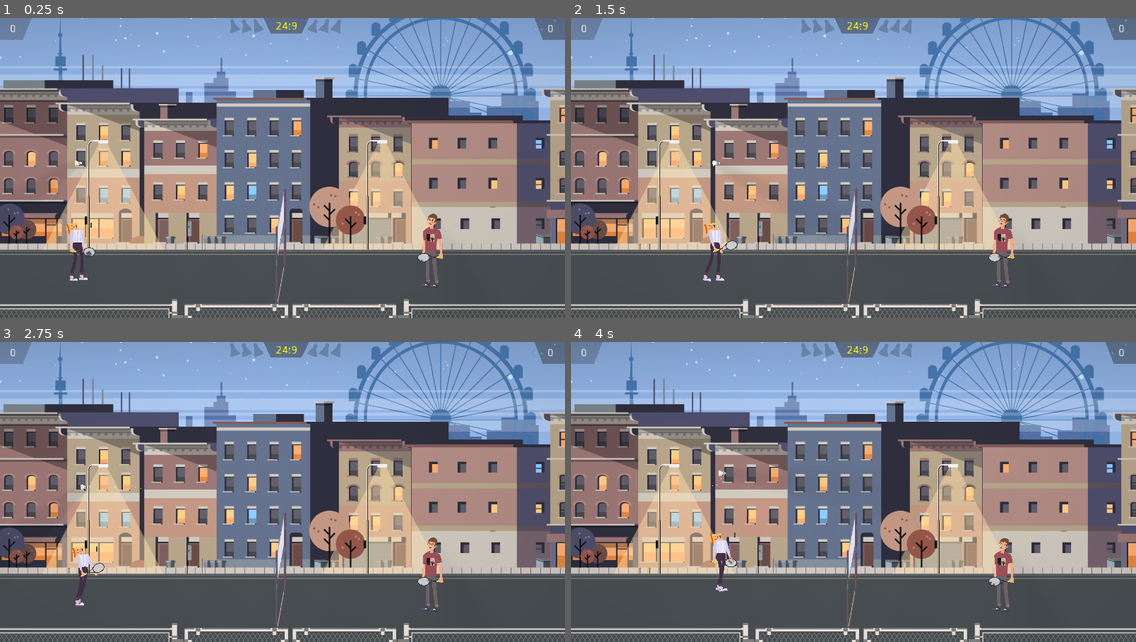
Above: before the commit, frames 1-4 (two rows, left to right).
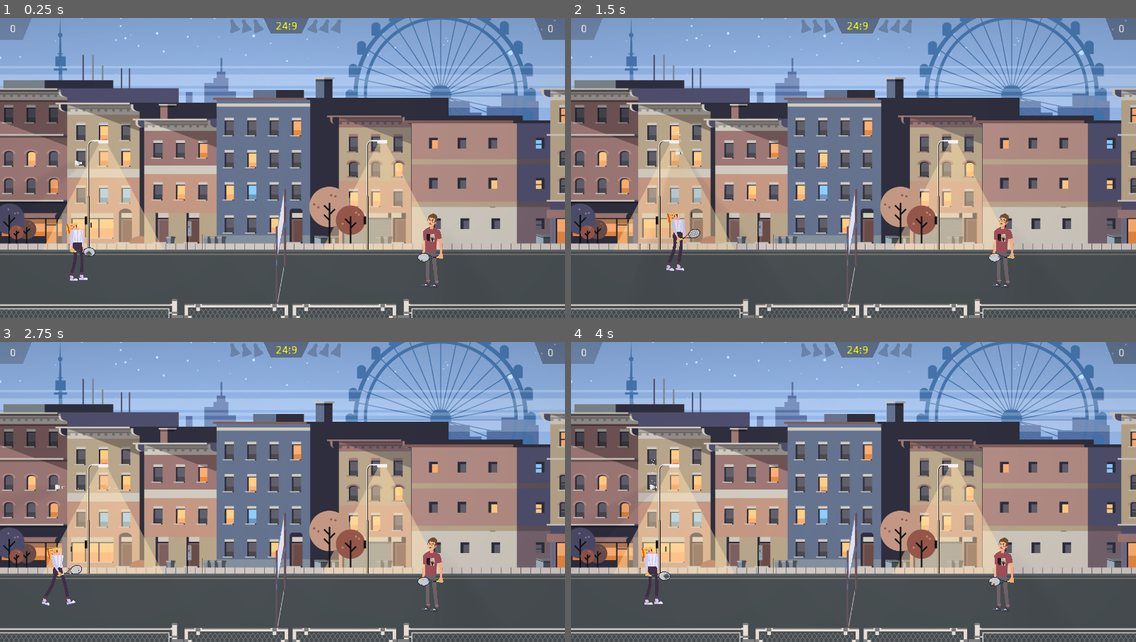
Above: after the commit, the same moments.

Repository: h00g3/midnightbadminton
Game: Godot game, scene res://scenes/MainLevel.tscn
Two runs of this game, one before a commit and one after it. Both use one fixed random seed, a clock stepped at 60 frames per second and the inputs below.
Inputs:
- Up to frame 1 (0.25 s): no input
- Up to frame 2 (1.5 s): tap Enter at 0.5 s; hold D (2_right) from 0.53 s (still down); tap W (2_up) at 0.77 s
- Up to frame 3 (2.75 s): tap W (2_up) at 1.52 s; release D (2_right) at 2.03 s; hold A (2_left) from 2.03 s (still down)
- Up to frame 4 (4 s): release A (2_left) at 2.78 s; hold D (2_right) from 2.78 s (still down); tap W (2_up) at 3.02, 3.77 s

The runs differ from the first frame. In frame 2, 0.8% of the frame differs, in the area x 16-78%, y 37-88%; in frame 3, 0.7%; in frame 4, 0.8%, in the area x 12-78%, y 39-88%.

Commit message:
fixed merge error

Diff:
--- a/src/PlayerF.gd
+++ b/src/PlayerF.gd
@@ -55,8 +55,4 @@
 			doublejump_zaehler = false
 	#gravity
 	vel.y += gravity * delta
-	# applying the velocity
-#	var vector = Vector2(vel.normalized().x,-1)
-	#gravity
-	vel.y += gravity * delta
 	vel = move_and_slide(vel, Vector2.UP)
